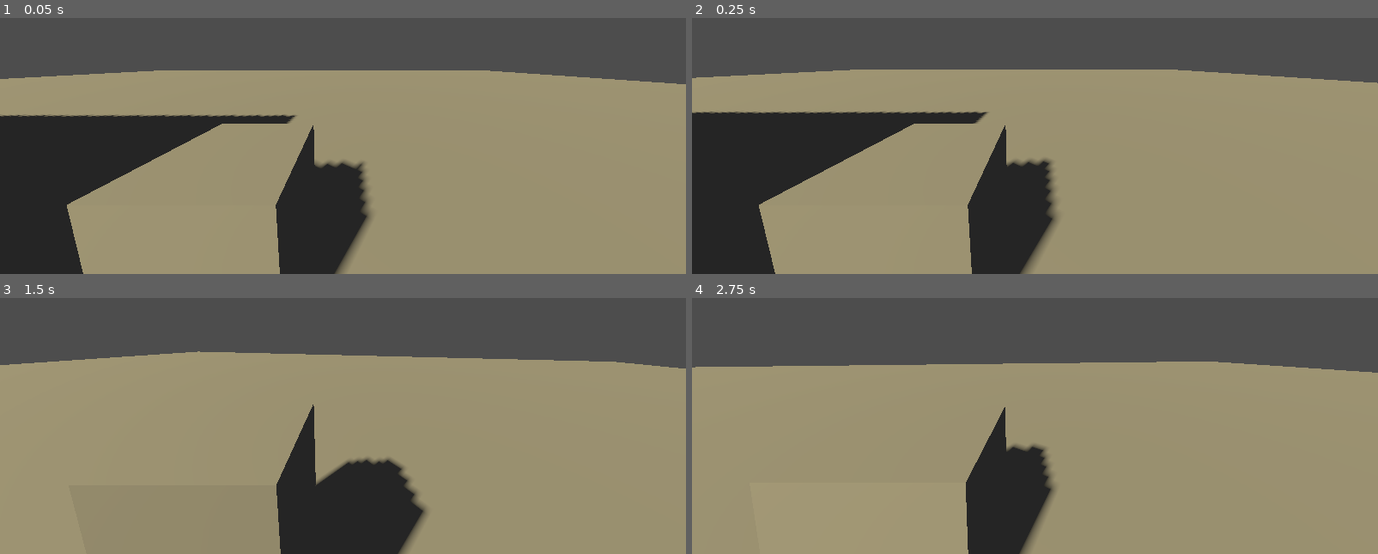
Above: before the commit, frames 1-4 (two rows, left to right).
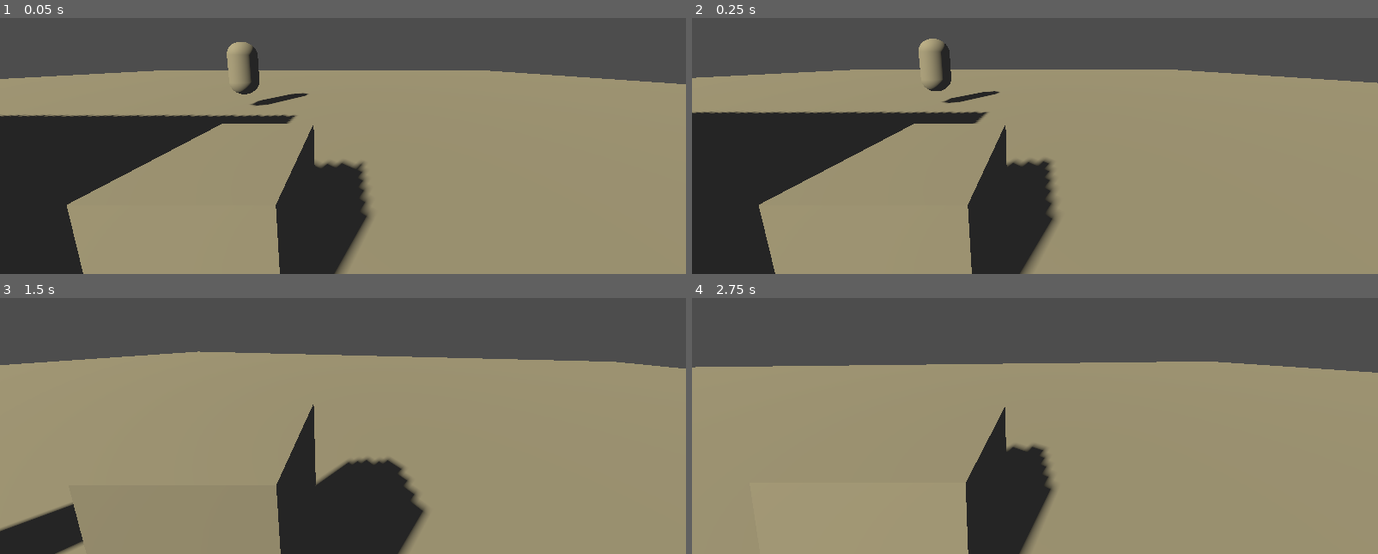
Above: after the commit, the same moments.

Repository: BitBoxxxer/our-joined-breath
Game: Godot game, scene res://_NowheresTraiders/MainResourse/Scenes/3dMainSceneTest.tscn
Same seed, same stepped clock (60 frames per second), same inputs: the game is played once before the commit and once after it. This scene is started directly instead of the project's main scene. The engine's default icon, where the game draws it, is replaced by a stand-in: a white triangle on a blue panel in a dark square.
Inputs (mouse positions are in pixels of both pictures, inside the frame that each line leads up to):
- Up to frame 1 (0.05 s): no input
- Up to frame 2 (0.25 s): no input
- Up to frame 3 (1.5 s): tap Enter at 0.5 s; move the mouse to (377, 359) at 0.52 s; hold Shift (run) 0.53-1.28 s; hold W (forward) from 0.53 s (still down); tap E (Select) at 0.6 s; tap Space (jump) at 0.77, 1.07 s; move the mouse to (308, 362) at 1.27 s; tap Shift (run) at 1.35 s
- Up to frame 4 (2.75 s): keep holding W (forward); tap Space (jump) at 1.52, 1.55, 1.82, 2.1 s; move the mouse to (1048, 354) at 2.02 s; tap E (Select) at 2.3 s

The runs differ from the first frame. In frame 1, 0.8% of the frame differs, in the area x 33-45%, y 9-35%; in frame 2, 0.8%; in frame 3, 1.7%, in the area x 0-13%, y 79-100%; in frame 4, nothing differs.

Commit message:
new point. TODO: Talki with NPC and another

Diff:
--- /dev/null
+++ b/Scenes/NPC/Amil'/Amill_Talk.gd
@@ -0,0 +1,11 @@
+extends Node
+
+
+# Called when the node enters the scene tree for the first time.
+func _ready() -> void:
+	pass # Replace with function body.
+
+
+# Called every frame. 'delta' is the elapsed time since the previous frame.
+func _process(delta: float) -> void:
+	pass
--- /dev/null
+++ b/Scenes/NPC/TestNPC.tscn
@@ -0,0 +1,16 @@
+[gd_scene format=3 uid="uid://q2rwurhhtwfe"]
+
+[ext_resource type="Script" uid="uid://iuo6582ke1cg" path="res://_NowheresTraiders/MainResourse/Scripts/Interact/interactable.gd" id="1_mc2ni"]
+
+[sub_resource type="CapsuleShape3D" id="CapsuleShape3D_tuv8g"]
+
+[sub_resource type="CapsuleMesh" id="CapsuleMesh_mc2ni"]
+
+[node name="Npc" type="CharacterBody3D" unique_id=717504656]
+script = ExtResource("1_mc2ni")
+
+[node name="CollisionShape3D" type="CollisionShape3D" parent="." unique_id=1098941685]
+shape = SubResource("CapsuleShape3D_tuv8g")
+
+[node name="MeshInstance3D" type="MeshInstance3D" parent="." unique_id=1542532524]
+mesh = SubResource("CapsuleMesh_mc2ni")
--- a/Scenes/Player/2D/Player_Ou'r.tscn
+++ /dev/null
@@ -1,43 +0,0 @@
-[gd_scene load_steps=2 format=3 uid="uid://chy8cdqugsu2g"]
-
-[sub_resource type="SpriteFrames" id="SpriteFrames_6e5je"]
-animations = [{
-"frames": [],
-"loop": true,
-"name": &"DEF",
-"speed": 5.0
-}, {
-"frames": [],
-"loop": true,
-"name": &"interaction",
-"speed": 5.0
-}, {
-"frames": [],
-"loop": true,
-"name": &"jump",
-"speed": 5.0
-}, {
-"frames": [],
-"loop": true,
-"name": &"run",
-"speed": 5.0
-}, {
-"frames": [],
-"loop": true,
-"name": &"walk",
-"speed": 5.0
-}]
-
-[node name="Player" type="CharacterBody2D"]
-
-[node name="CollisionPolygon2D" type="CollisionPolygon2D" parent="."]
-position = Vector2(8, -12)
-scale = Vector2(0.975151, 0.711283)
-polygon = PackedVector2Array(-3.07645, 16.8709, 3.07645, 16.8709, 5.12741, 8.43546, 5.12741, -1.40591, 2.05096, -9.84137, -2.05096, -9.84137, -5.12741, -1.40591, -5.12741, 8.43546)
-
-[node name="AnimatedSprite2D" type="AnimatedSprite2D" parent="."]
-position = Vector2(0, 9.53674e-07)
-sprite_frames = SubResource("SpriteFrames_6e5je")
-animation = &"DEF"
-
-[node name="AnimationPlayer" type="AnimationPlayer" parent="AnimatedSprite2D"]
--- a/Scripts/Globals/Global.gd
+++ b/Scripts/Globals/Global.gd
@@ -2,8 +2,7 @@
 
 func interact(inter_node: String) -> void:
 	match inter_node:
-		"Monitor":
-			print("Открыли монитор !")
-			get_tree().change_scene_to_file("res://Scenes/HUD/Obj_Items/Main_Monitor.tscn")
+		"Npc":
+			print("Talk ?")
 		_:
-			print("Непонятная херня, не записал что это и как это работает :))")
+			print("Global.gd: IDK")
--- a/_NowheresTraiders/MainResourse/Scenes/3dMainSceneTest.tscn
+++ b/_NowheresTraiders/MainResourse/Scenes/3dMainSceneTest.tscn
@@ -1,6 +1,7 @@
 [gd_scene format=3 uid="uid://bl7qvf4ce1pfs"]
 
-[ext_resource type="PackedScene" uid="uid://s2xbw7mjmiwo" path="res://_NowheresTraiders/MainResourse/Scenes/player.tscn" id="1_205hh"]
+[ext_resource type="PackedScene" uid="uid://s2xbw7mjmiwo" path="res://_NowheresTraiders/MainResourse/Scenes/player.tscn" id="1_sw4nl"]
+[ext_resource type="PackedScene" uid="uid://q2rwurhhtwfe" path="res://Scenes/NPC/TestNPC.tscn" id="2_462pa"]
 
 [sub_resource type="BoxShape3D" id="BoxShape3D_qkuwt"]
 size = Vector3(2.0234764, 1, 2.039287)
@@ -45,3 +46,7 @@
 
 [node name="WorldEnvironment" type="WorldEnvironment" parent="." unique_id=745527823]
 environment = SubResource("Environment_205hh")
+
+[node name="Npc" parent="." unique_id=717504656 instance=ExtResource("2_462pa")]
+transform = Transform3D(1, 0, 0, 0, 1, 0, 0, 0, 1, 0, 2, -5)
+prompt_message = "Interact with NPC ?"
--- a/_NowheresTraiders/MainResourse/Scripts/Interact/Ray_cast.gd
+++ b/_NowheresTraiders/MainResourse/Scripts/Interact/Ray_cast.gd
@@ -8,6 +8,7 @@
 	if is_colliding():
 		inter_label.visible = true
 		var collider = get_collider()
+		print(collider.name)
 
 		if collider is Interactable:
 			inter_label.text = collider.prompt_message
--- a/project.godot
+++ b/project.godot
@@ -14,7 +14,7 @@
 
 [application]
 
-config/name="Our Joined Breath"
+config/name="Our Last WorlD"
 config/version="0.1beta"
 config/tags=PackedStringArray("game")
 run/main_scene="uid://qtytle4jbeiv"
@@ -42,8 +42,11 @@
 
 folder_colors={
 "res://Scenes/": "red",
+"res://Scenes/NPC/": "green",
+"res://Scenes/Player/": "blue",
 "res://Scripts/": "orange",
 "res://Sound/": "blue",
+"res://_NowheresTraiders/": "gray",
 "res://_Ress/": "green",
 "res://_Ress/3d/": "purple",
 "res://_Ress/3d/effects/": "purple",
Not shown: 1 places in _NowheresTraiders/MainResourse/Scenes/3dMainSceneTest.tscn that only renumber resources
Not shown, changed: .gitignore
Not shown, changed: README.md
